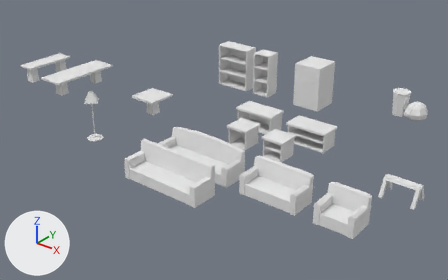
The Blender file resources/data/furniture.blend as it was, and as the next commit left it.
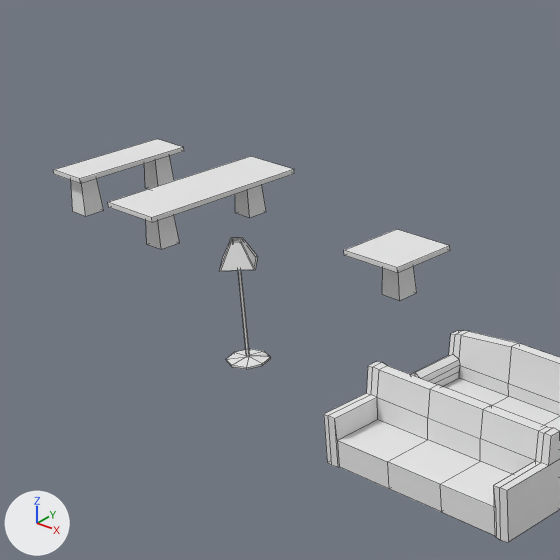
Old and new are each drawn whole from a 50 mm lens placed at (10.97, -10.7, 6.55), pointed at (1.95, 0.57, -0.43) and again close up on the part from 0% to 48% of the width and 0% to 77% of the height. The lights are fixed; the arrows at lower left show +X, +Y and +Z. The close-ups show mesh edges as thin lines.

The scene before the commit, as lines of its bpy script (objects in view):
```python
me_coffeetable = bpy.data.meshes.new('coffeeTable')
me_coffeetable.from_pydata(...)  # 16 vertices, 11 faces; spans x -0.375..0.375, y -0.375..0.375, z 0.0..0.5
me_coffeetable.materials.append(mat_material)  # white #e7e7e7
me_consoletable = bpy.data.meshes.new('consoleTable')
me_consoletable.from_pydata(...)  # 24 vertices, 16 faces; spans x -0.25..0.25, y -0.728..0.728, z 0.0..0.5
me_consoletable.materials.append(mat_material)  # white #e7e7e7
me_diningtable = bpy.data.meshes.new('diningTable')
me_diningtable.from_pydata(...)  # 24 vertices, 16 faces; spans x -0.38..0.38, y -1.0..1.0, z 0.0..0.5
me_diningtable.materials.append(mat_material)  # white #e7e7e7
ob_coffeetable = bpy.data.objects.new('coffeeTable', me_coffeetable)
ob_coffeetable.location = (0.0, 0.0, 0.0)
ob_consoletable = bpy.data.objects.new('consoleTable', me_consoletable)
ob_consoletable.location = (-4.5, 0.0, 0.0)
ob_diningtable = bpy.data.objects.new('diningTable', me_diningtable)
ob_diningtable.location = (-3.0, 0.0, 0.0)
# also in view: 'lamp01' at (0.0, -2.0, 0.6); 'couch01' at (3.0, -1.58, 0.35); 'couch02' at (3.0, -2.58, 0.35)
```
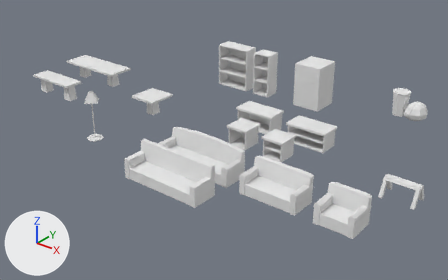
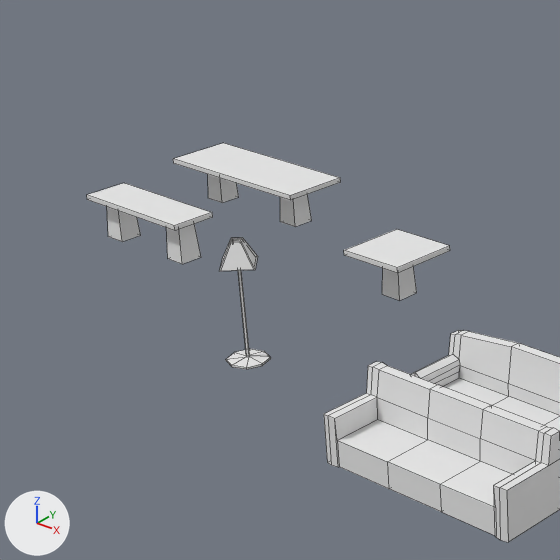
Changed parts and their boxes [x1, y1, x2, y2] in the close-ups (560 x 560 px; the box of a moved part takes in the faces that stretch with it):
```json
{"object": "diningTable", "change": "mesh turned, moved", "before": [108, 156, 294, 249], "after": [173, 143, 341, 227]}
{"object": "consoleTable", "change": "reshaped, moved", "before": [53, 139, 184, 216], "after": [87, 183, 213, 264]}
{"part": 1, "of": "me_consoletable", "change": "moved or reshaped", "before": [145, 156, 174, 189], "after": [107, 207, 141, 242]}
{"part": 2, "of": "me_consoletable", "change": "moved or reshaped", "before": [71, 179, 104, 216], "after": [167, 224, 201, 264]}
{"part": 3, "of": "me_consoletable", "change": "moved or reshaped", "before": [53, 139, 184, 184], "after": [87, 183, 213, 230]}
```

Edits to the scene script, one JSON object a line:
```json
{"block": "me_consoletable", "where": "me_consoletable.from_pydata(...)  # 24 vertices, 16 faces; spans x -0.25..0.25, y -0.728..0.728, z 0.0..0.5"}
{"block": "me_consoletable", "where": "# used by ob_consoletable; location = (-4.5, 0.0, 0.0)"}
{"block": "me_consoletable", "change": "me_consoletable part 1: the loose piece of 8 vertices spanning x -0.125..0.125, y 0.391..0.641, z 0.0..0.445 is turned 90 degrees about the z axis through the mesh origin"}
{"block": "me_consoletable", "change": "me_consoletable part 2: the loose piece of 8 vertices spanning x -0.125..0.125, y -0.641..-0.391, z 0.0..0.445 is turned 90 degrees about the z axis through the mesh origin"}
{"block": "me_consoletable", "change": "me_consoletable part 3"}
{"op": "set", "path": "me_consoletable.vertices[0].co", "old": "(0.25, 0.728, 0.445)", "new": "(-0.75, 0.25, 0.445)", "note": "pixel (184, 151) -> not seen"}
{"op": "set", "path": "me_consoletable.vertices[1].co", "old": "(0.25, -0.728, 0.445)", "new": "(0.75, 0.25, 0.445)", "note": "pixel (80, 183) -> pixel (212, 217)"}
{"op": "set", "path": "me_consoletable.vertices[2].co", "old": "(-0.25, -0.728, 0.445)", "new": "(0.75, -0.25, 0.445)", "note": "pixel (54, 174) -> pixel (175, 230)"}
{"op": "set", "path": "me_consoletable.vertices[3].co", "old": "(-0.25, 0.728, 0.445)", "new": "(-0.75, -0.25, 0.445)", "note": "not seen -> pixel (87, 199)"}
{"op": "set", "path": "me_consoletable.vertices[4].co", "old": "(0.25, 0.728, 0.5)", "new": "(-0.75, 0.25, 0.5)", "note": "pixel (183, 147) -> pixel (124, 182)"}
{"op": "set", "path": "me_consoletable.vertices[5].co", "old": "(0.25, -0.728, 0.5)", "new": "(0.75, 0.25, 0.5)", "note": "pixel (79, 178) -> pixel (212, 212)"}
{"op": "set", "path": "me_consoletable.vertices[6].co", "old": "(-0.25, -0.728, 0.5)", "new": "(0.75, -0.25, 0.5)", "note": "pixel (53, 169) -> pixel (174, 225)"}
{"op": "set", "path": "me_consoletable.vertices[7].co", "old": "(-0.25, 0.728, 0.5)", "new": "(-0.75, -0.25, 0.5)", "note": "pixel (156, 138) -> pixel (86, 194)"}
{"block": "me_diningtable", "where": "me_diningtable.from_pydata(...)  # 24 vertices, 16 faces; spans x -0.38..0.38, y -1.0..1.0, z 0.0..0.5"}
{"block": "me_diningtable", "where": "# used by ob_diningtable; location = (-3.0, 0.0, 0.0)"}
{"block": "me_diningtable", "change": "me_diningtable part 4: the whole mesh is turned 90 degrees about the z axis through its middle"}
{"op": "set", "path": "ob_consoletable.location", "old": "(-4.5, 0.0, 0.0)", "new": "(-3.0, -0.75, 0.0)"}
{"op": "set", "path": "ob_diningtable.location", "old": "(-3.0, 0.0, 0.0)", "new": "(-3.0, 0.75, 0.0)"}
```
